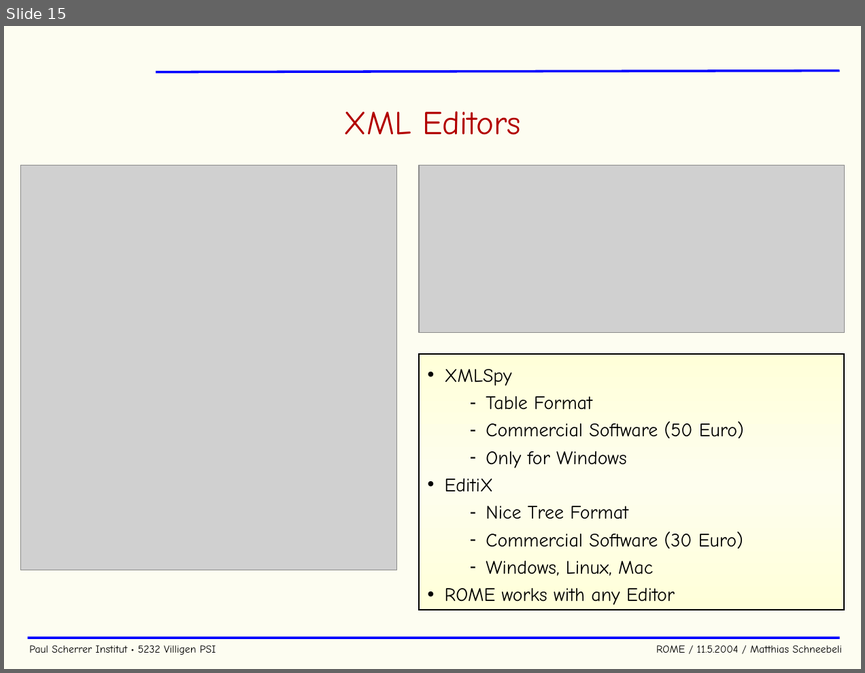
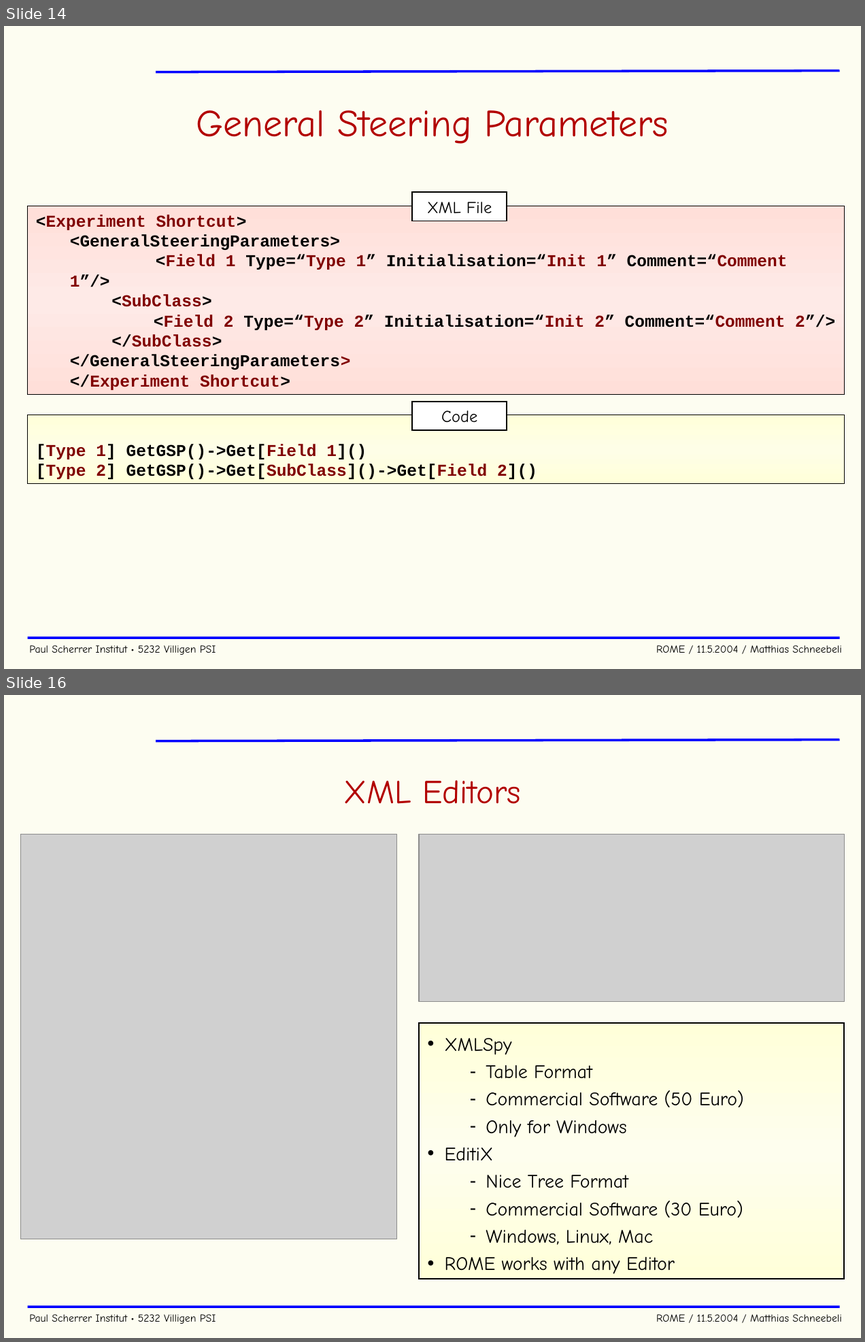
Before and after one commit to cjpl/rome, a slide deck: documentation/ROME.ppt. Shown one above the other, each under a label of ours: slide 15 before the commit, slides 14 and 16 after it; the slides between them are not shown. The pictures are 865x673 and 865x1342 pixels, drawn with LibreOffice and Linux fonts; fonts in the diff are those of the drawing; grey boxes stand for pictures; background and template pictures are left out. Boxes give left, top, right and bottom in pixels: in the first picture for what was removed or moved away, otherwise in the second. Text is boxed around its words. In the diff, an @@ line names an element or a change of style, - is before the commit and + after.

```diff
--- a/documentation/ROME.ppt
+++ b/documentation/ROME.ppt
@@ slide 14 added at (4, 26, 861, 669), background #FDFDF1; not listed: 3 template elements that a slide beside it also shows @@
@@ title added at (196, 110, 668, 144), 32 pt, text #B20000 @@
+General Steering Parameters
@@ rectangle added at (27, 206, 844, 395), fill gradient #FFDFD9 to #FEEAE7, outline #000000 0.51 pt, 14 pt, text #000000, bold @@
+<Experiment Shortcut>
+  <GeneralSteeringParameters>
+  <Field 1 Type=“Type 1” Initialisation=“Init 1” Comment=“Comment 1”/>
+    <SubClass>
+      <Field 2 Type=“Type 2” Initialisation=“Init 2” Comment=“Comment 2”/>
+    </SubClass>
+  </GeneralSteeringParameters>
+</Experiment Shortcut>
@@ rectangle added at (412, 192, 506, 221), fill #FFFFFF, outline #000000 0.99 pt, 14 pt, text #000000 @@
+XML File
@@ rectangle added at (412, 401, 506, 431), fill #FFFFFF, outline #000000 0.99 pt, 14 pt, text #000000 @@
+Code
@@ rectangle added at (27, 415, 844, 484), fill gradient #FFFFD9 to #FEFEE7, outline #000000 0.51 pt, 14 pt, text #000000, bold @@
+[Type 1] GetGSP()->Get[Field 1]()
+[Type 2] GetGSP()->Get[SubClass]()->Get[Field 2]()
@@ what was slide 15 is now slide 16 @@
```
Also in this commit, not shown: 6 slides changed, 1 other slide added.
